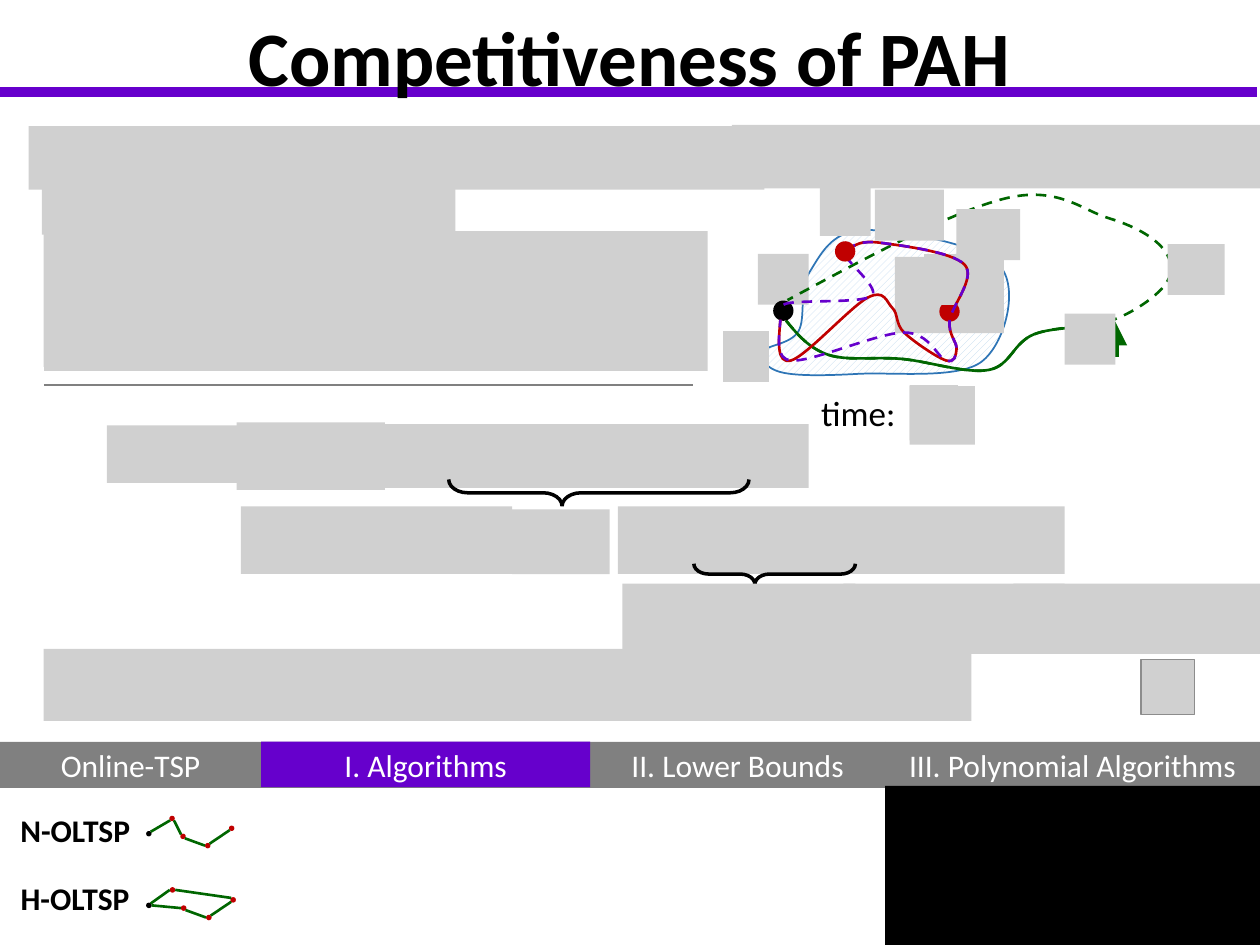
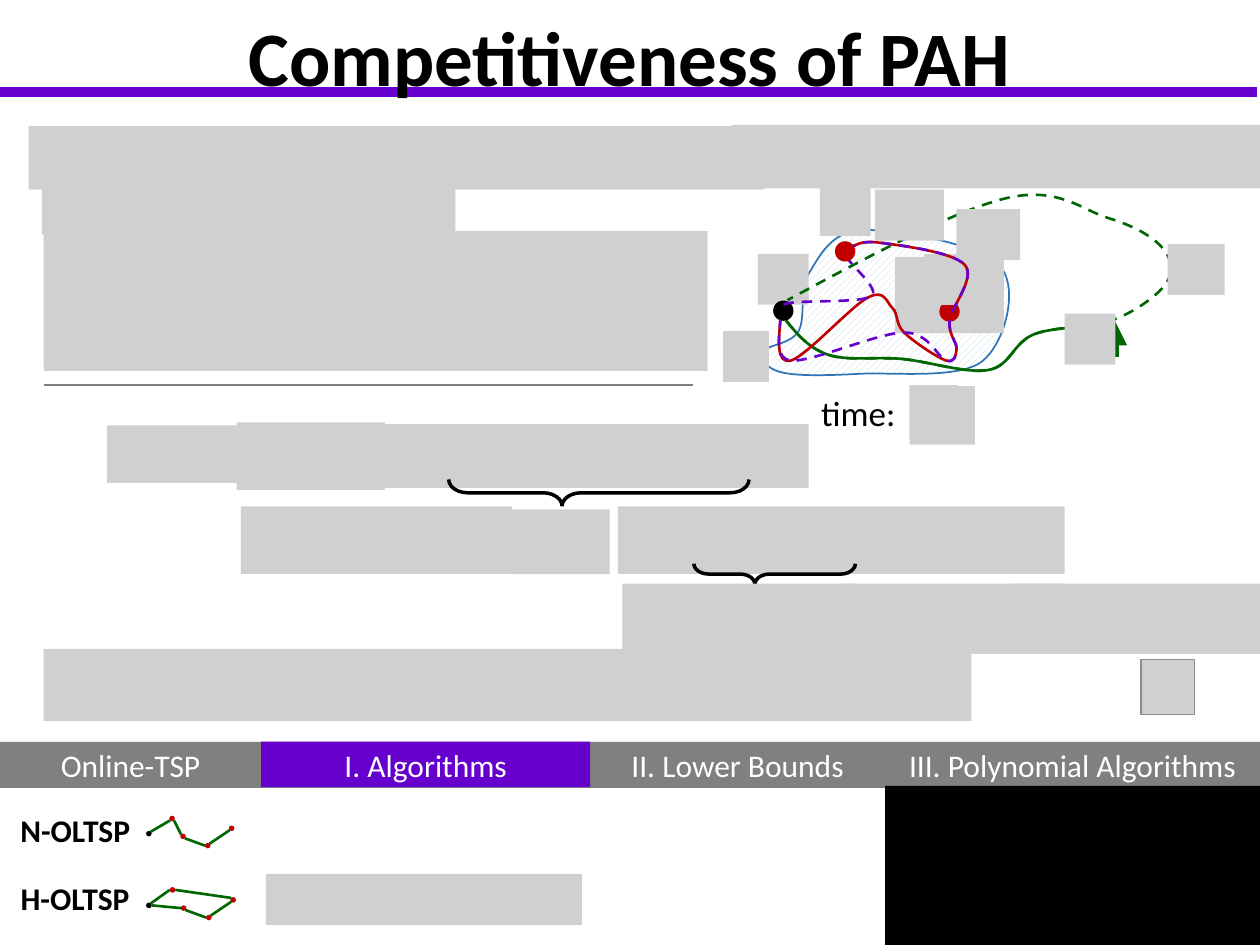
Before and after one commit to GraffL/talk-online-tsp, a slide deck: slide 16 of Präsentation43.pptx. Drawn at 1260x945 pixels with LibreOffice and Linux fonts; fonts in the diff are those of the drawing; grey boxes stand for pictures; background and template pictures are left out. Boxes give left, top, right and bottom in pixels: in the first picture for what was removed or moved away, otherwise in the second. Text is boxed around its words. In the diff, an @@ line names an element or a change of style, - is before the commit and + after.

```diff
--- a/Präsentation43.pptx
+++ b/Präsentation43.pptx
@@ rectangle added at (261, 864, 590, 945), fill #FFFFFF @@
@@ picture added at (266, 874, 582, 925) @@
```
Also in this commit, not shown: 12 other slides changed, 1 slide added, 1 slide removed.
